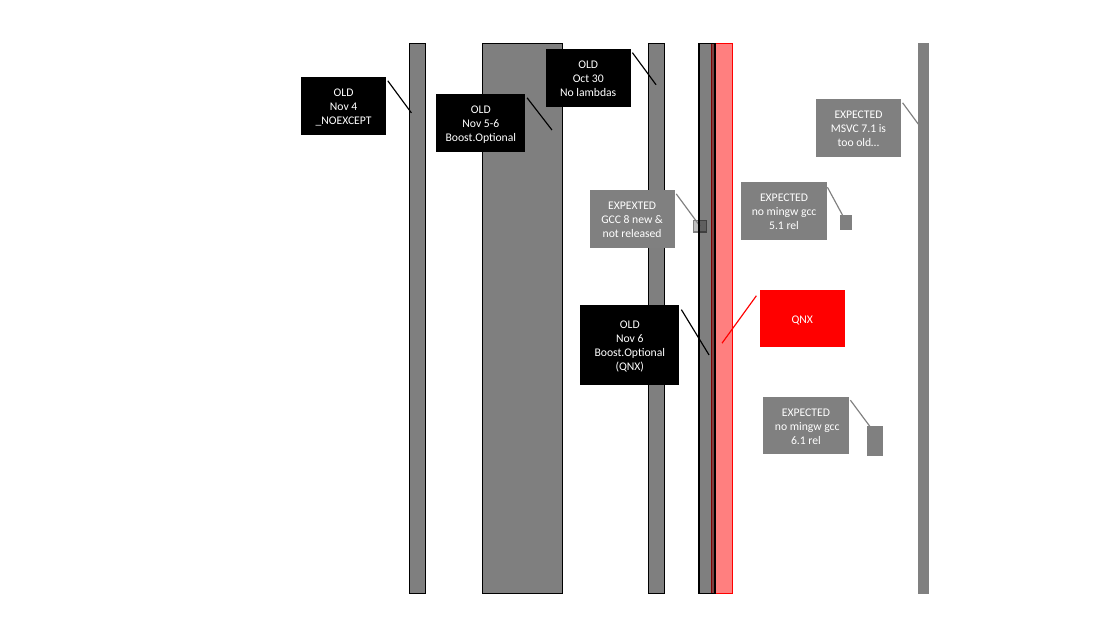
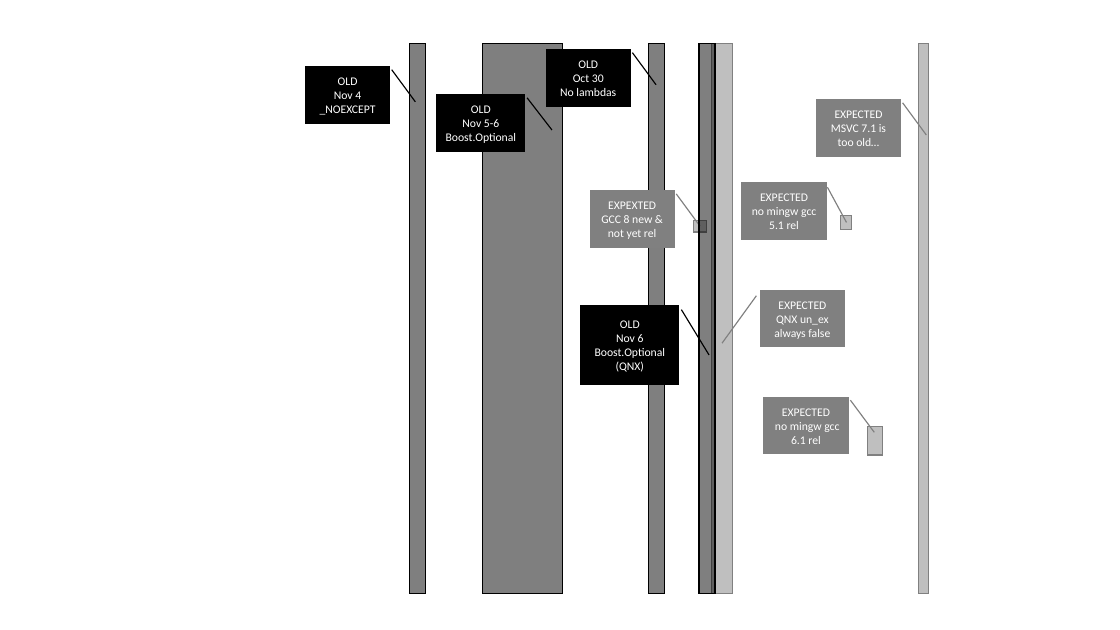
Before and after one commit to boostorg/contract, a slide deck: slide 1 of BUGS.pptx. Drawn at 1120x630 pixels with LibreOffice and Linux fonts; fonts in the diff are those of the drawing; background and template pictures are left out. Boxes give left, top, right and bottom in pixels: in the first picture for what was removed or moved away, otherwise in the second. Text is boxed around its words. In the diff, an @@ line names an element or a change of style, - is before the commit and + after.

```diff
--- a/BUGS.pptx
+++ b/BUGS.pptx
@@ rectangle at (712,44,733,594): fill #FF0000 at 50% opacity to #808080 at 50% opacity; outline #FF0000 1 pt to #808080 1 pt @@
@@ fill #808080 to #808080 at 50% opacity in 3 elements at (868,427,883,455), (841,216,851,230), (918,44,928,594) @@
@@ border callout "OLD": place and size @@
-border callout "OLD" at (302,78,386,134)
+border callout "OLD" at (306,67,390,124)
@@ text in border callout at (601,215,656,239): text changed @@
-GCC 8 new & not released
+GCC 8 new & not yet rel
@@ border callout "EXPECTED QNX un_ex always false" at (760,291,844,347): fill #FF0000 to #808080; outline #FF0000 1 pt to #808080 1 pt @@
@@ text in border callout at (774,301,830,339): text changed @@
-QNX
+EXPECTED QNX un_ex always false
```
Also in this commit, not shown: 1 other file.
